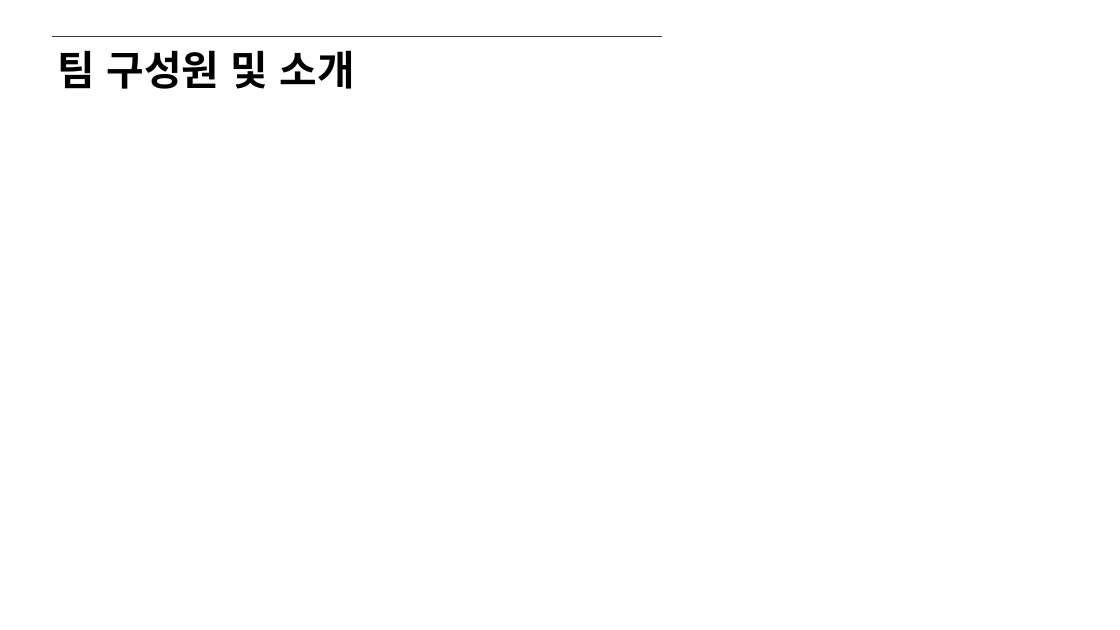
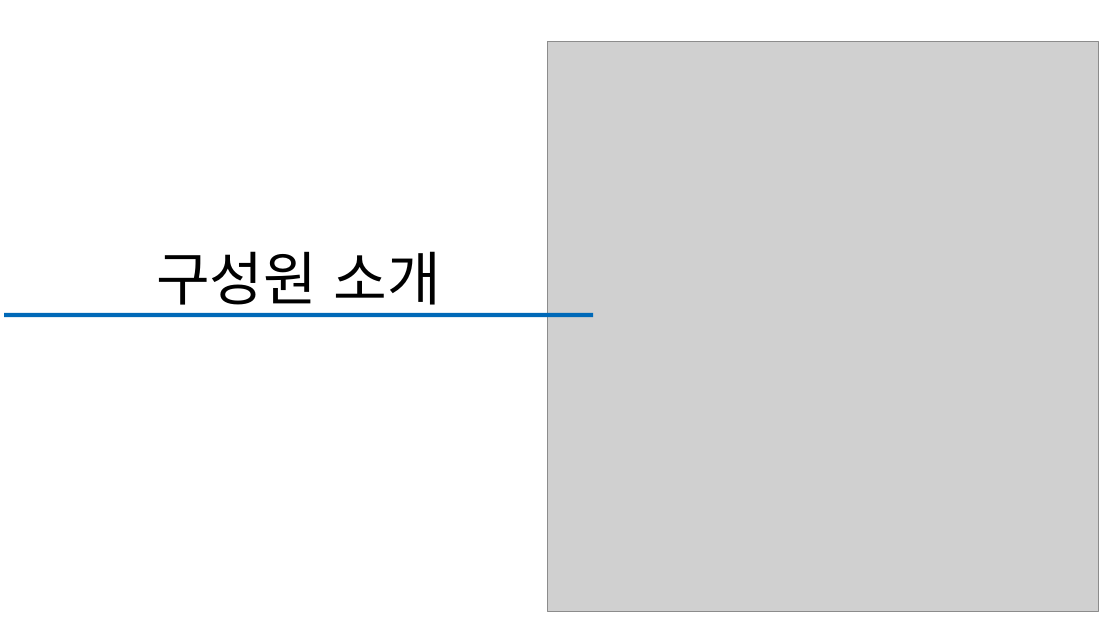
Before and after one commit to Hyno2/SQL-Project, a slide deck: slide 7 of PPT템플릿/오라클(편의점).pptx (slide 4 before the commit). Drawn at 1120x630 pixels with LibreOffice and Linux fonts; fonts in the diff are those of the drawing; grey boxes stand for pictures. Boxes give left, top, right and bottom in pixels: in the first picture for what was removed or moved away, otherwise in the second. Text is boxed around its words. In the diff, an @@ line names an element or a change of style, - is before the commit and + after.

```diff
--- a/PPT템플릿/오라클(편의점).pptx
+++ b/PPT템플릿/오라클(편의점).pptx
@@ line removed from (52, 36) to (662, 36) @@
@@ picture added at (547, 41, 1098, 612) @@
@@ text at (156, 251, 441, 315): text changed; size 35 to 50 pt; bold off @@
-팀 구성원 및 소개
+구성원 소개
@@ rectangle added at (4, 313, 593, 318), fill #0069B8 @@
```
Also in this commit, not shown: 5 other slides changed, 17 slides added, 20 slides removed.
